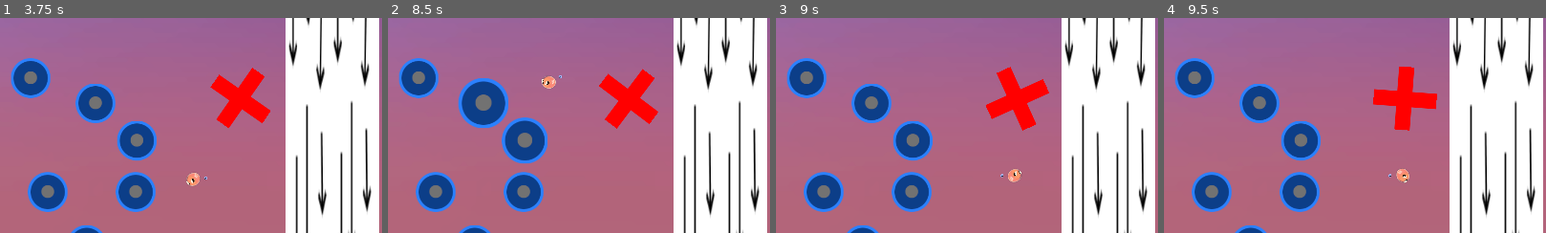
Above: before the commit, frames 1-4 (left to right).
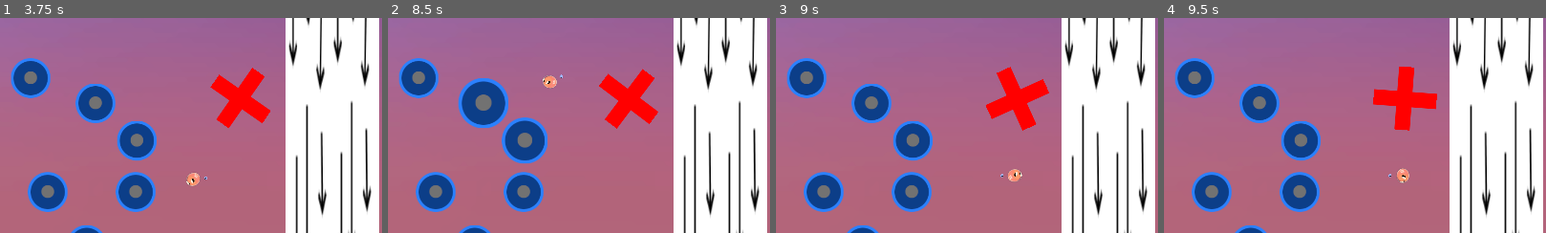
Above: after the commit, the same moments.

Repository: davifarhi/GGJ25-CrashSim-Untitled
Game: Godot game, scene res://scenes/TestPhysique.tscn
Two runs of this game, one before a commit and one after it. Both use one fixed random seed, a clock stepped at 60 frames per second and the inputs below.
Inputs (mouse positions are % of the whole screen's width and height, from its top left):
- Up to frame 1 (3.75 s): move the mouse to (72, 45) at 0.52 s; click (72, 45) at 0.6 s; move the mouse to (30, 55) at 1.27 s; tap Delete at 1.35, 2.85 s; move the mouse to (60, 28) at 2.02 s; click (60, 28) at 2.1 s; move the mouse to (45, 70) at 2.77 s; move the mouse to (80, 65) at 3.52 s; click (80, 65) at 3.6 s
- Up to frame 2 (8.5 s): move the mouse to (20, 35) at 4.27 s; tap Delete at 4.35, 5.85, 7.35 s; move the mouse to (55, 50) at 5.02 s; click (55, 50) at 5.1 s; move the mouse to (35, 25) at 5.77 s; move the mouse to (72, 45) at 6.52 s; click (72, 45) at 6.6 s; move the mouse to (30, 55) at 7.27 s; move the mouse to (60, 28) at 8.02 s; click (60, 28) at 8.1 s
- Up to frame 3 (9 s): move the mouse to (45, 70) at 8.77 s; tap Delete at 8.85 s
- Up to frame 4 (9.5 s): no input
The pictures show only the part of the screen within x 14-64%, y 33-83%; the shares and areas given below are measured in that part.

Frame 1 is identical in both runs. In frame 2, 0.1% of the frame differs, in the area x 40-46%, y 26-33%; in frame 3, less than 0.1%; in frame 4, less than 0.1%.

Commit message:
Groupe obstacle in test Physique

Diff:
--- a/ggj-crashsim-untilted/scenes/TestPhysique.tscn
+++ b/ggj-crashsim-untilted/scenes/TestPhysique.tscn
@@ -32,27 +32,9 @@
 scale = Vector2(1.84, 8.50963)
 texture = ExtResource("2_3b3qt")
 
-[node name="RoundBumper" parent="." instance=ExtResource("2_pe7dj")]
-position = Vector2(384, 797)
-
-[node name="RoundBumper2" parent="." instance=ExtResource("2_pe7dj")]
-position = Vector2(605, 797)
-
 [node name="Boubou" parent="." instance=ExtResource("1_tasia")]
 position = Vector2(130, 63)
 rotation = 1.01578
-
-[node name="RoundBumper3" parent="." instance=ExtResource("2_pe7dj")]
-position = Vector2(341, 511)
-
-[node name="RoundBumper4" parent="." instance=ExtResource("2_pe7dj")]
-position = Vector2(504, 574)
-
-[node name="RoundBumper5" parent="." instance=ExtResource("2_pe7dj")]
-position = Vector2(608, 668)
-
-[node name="RoundBumper6" parent="." instance=ExtResource("2_pe7dj")]
-position = Vector2(482, 930)
 
 [node name="LevelDecoration" parent="." instance=ExtResource("6_deit5")]
 
@@ -79,3 +61,23 @@
 position = Vector2(1521, 197)
 displacement = Vector2(64, 0)
 displacementTime = 0.5
+
+[node name="Obstacle" type="Node" parent="."]
+
+[node name="RoundBumper" parent="Obstacle" instance=ExtResource("2_pe7dj")]
+position = Vector2(384, 797)
+
+[node name="RoundBumper2" parent="Obstacle" instance=ExtResource("2_pe7dj")]
+position = Vector2(605, 797)
+
+[node name="RoundBumper3" parent="Obstacle" instance=ExtResource("2_pe7dj")]
+position = Vector2(341, 511)
+
+[node name="RoundBumper4" parent="Obstacle" instance=ExtResource("2_pe7dj")]
+position = Vector2(504, 574)
+
+[node name="RoundBumper5" parent="Obstacle" instance=ExtResource("2_pe7dj")]
+position = Vector2(608, 668)
+
+[node name="RoundBumper6" parent="Obstacle" instance=ExtResource("2_pe7dj")]
+position = Vector2(482, 930)
